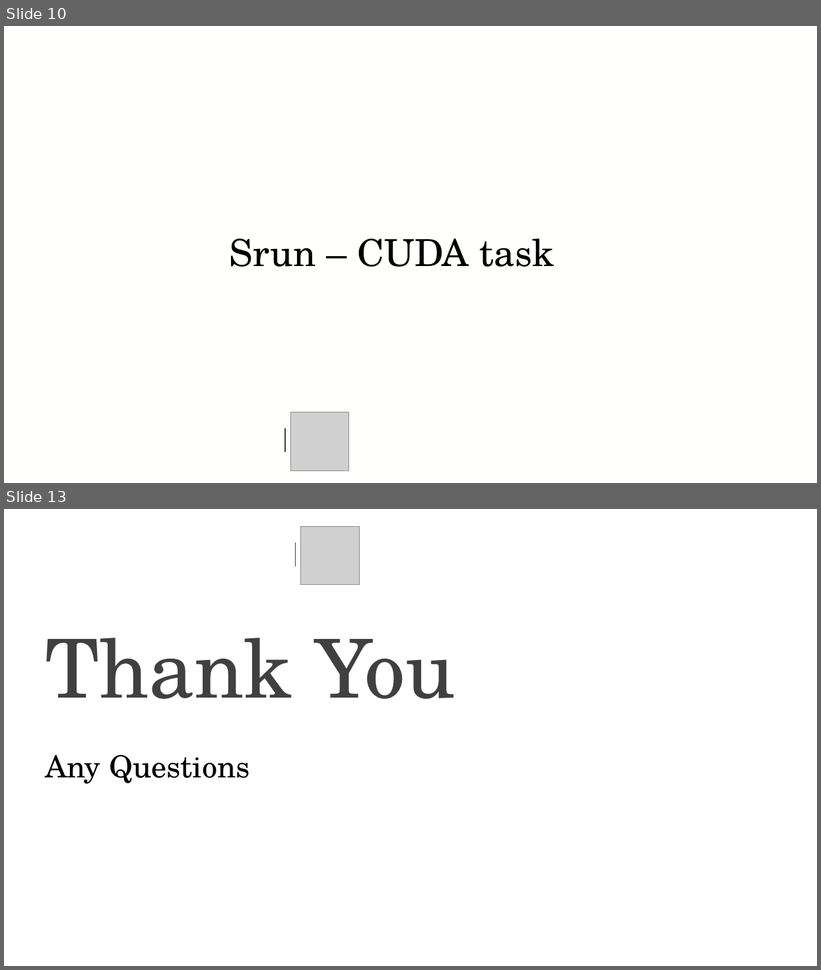
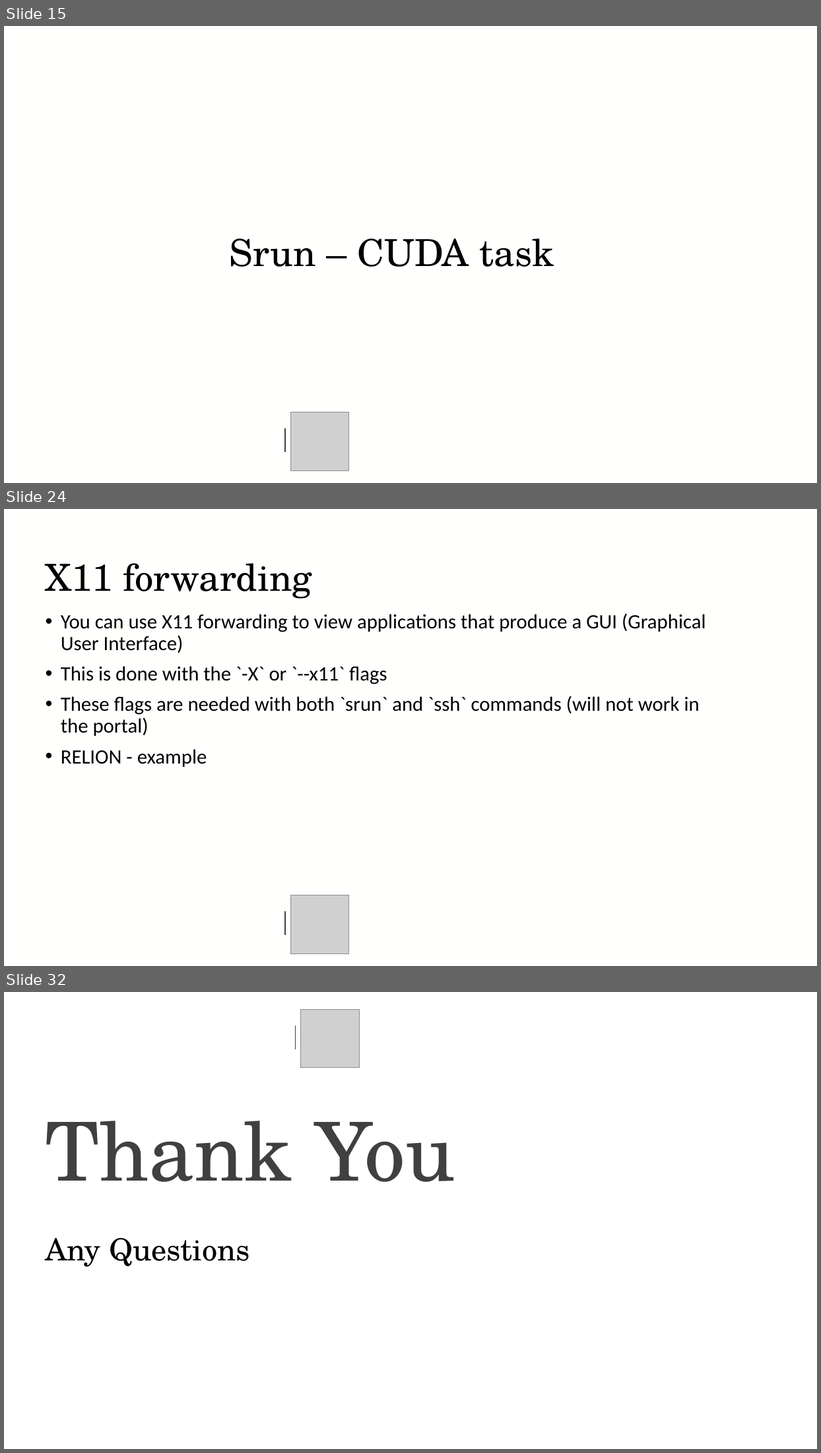
Before and after one commit to baskerville-hpc/2025-01-16-RFI-DLS-training, a slide deck: Interactive_jobs/Baskerville-Interactive-jobs.pptx. Shown one above the other, each under a label of ours: slides 10 and 13 before the commit, slides 15, 24 and 32 after it; the slides between them are not shown. The pictures are 821x970 and 821x1453 pixels, drawn with LibreOffice and Linux fonts; fonts in the diff are those of the drawing; grey boxes stand for pictures; background and template pictures are left out. Boxes give left, top, right and bottom in pixels: in the first picture for what was removed or moved away, otherwise in the second. Text is boxed around its words. In the diff, an @@ line names an element or a change of style, - is before the commit and + after.

```diff
--- a/Interactive_jobs/Baskerville-Interactive-jobs.pptx
+++ b/Interactive_jobs/Baskerville-Interactive-jobs.pptx
@@ slide 24 added at (x1=4, y1=509, x2=817, y2=966), background #FFFFFE @@
@@ title added at (x1=46, y1=563, x2=312, y2=599), 44 pt, text #000000 @@
+X11 forwarding
@@ text added at (x1=61, y1=613, x2=706, y2=767), 24 pt, text #000000 @@
+• You can use X11 forwarding to view applications that produce a GUI (Graphical User Interface)
+• This is done with the `-X` or `--x11` flags
+• These flags are needed with both `srun` and `ssh` commands (will not work in the portal)
+• RELION - example
@@ picture added at (x1=290, y1=896, x2=349, y2=955) @@
@@ line added from (285, 912) to (285, 935), #404040 1 pt @@
@@ what was slide 10 is now slide 15 @@
@@ what was slide 13 is now slide 32 @@
```
Also in this commit, not shown: 5 slides changed, 18 other slides added.
